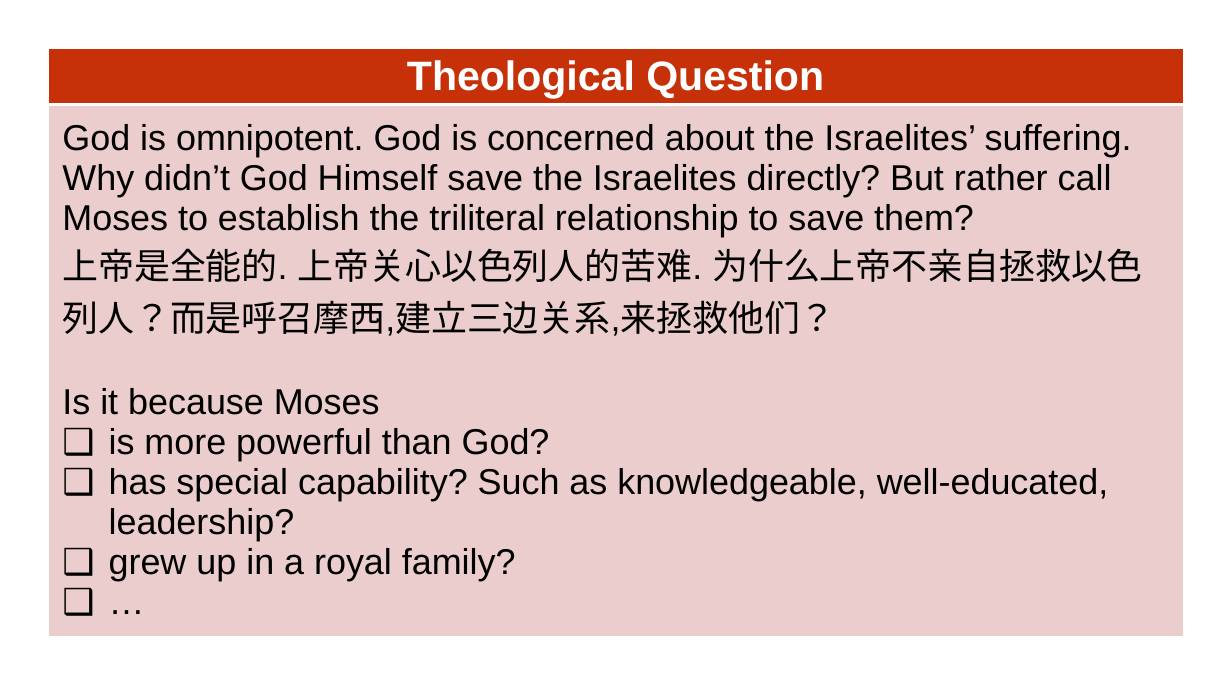
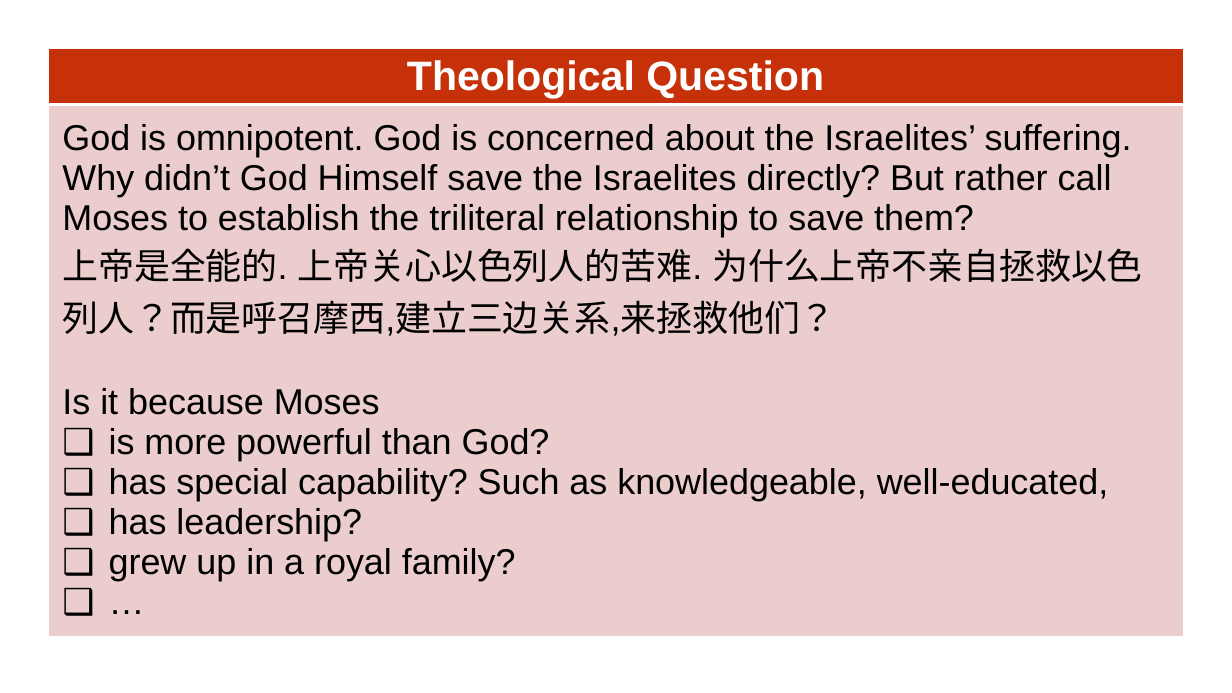
Before and after one commit to wdingbox/accc_2025_pp, a slide deck: slide 5 of ppt/Exodus/exo3_1-11.pptx. Drawn at 1232x693 pixels with LibreOffice and Linux fonts; fonts in the diff are those of the drawing; background and template pictures are left out. Boxes give left, top, right and bottom in pixels: in the first picture for what was removed or moved away, otherwise in the second. Text is boxed around its words. In the diff, an @@ line names an element or a change of style, - is before the commit and + after.

Commit message:
modified:   exo3_1-11.pdf modified:   exo3_1-11.pptx

```diff
--- a/ppt/Exodus/exo3_1-11.pptx
+++ b/ppt/Exodus/exo3_1-11.pptx
@@ table at (49, 48, 1184, 652) @@
-row 2, column 1: God is omnipotent. God is concerned about the Israelites’ suffering. / Why didn’t God Himself save the Israelites directly? But rather call Moses to establish the triliteral relationship to save them? / 上帝是全能的. 上帝关心以色列人的苦难. 为什么上帝不亲自拯救以色列人？而是呼召摩西,建立三边关系,来拯救他们？ / Is it because Moses / is more powerful than God? / has special capability? Such as knowledgeable, well-educated, leadership? / grew up in a royal family? / …
+row 2, column 1: God is omnipotent. God is concerned about the Israelites’ suffering. / Why didn’t God Himself save the Israelites directly? But rather call Moses to establish the triliteral relationship to save them? / 上帝是全能的. 上帝关心以色列人的苦难. 为什么上帝不亲自拯救以色列人？而是呼召摩西,建立三边关系,来拯救他们？ / Is it because Moses / is more powerful than God? / has special capability? Such as knowledgeable, well-educated, / has leadership? / grew up in a royal family? / …
```
Also in this commit, not shown: 1 other file.
